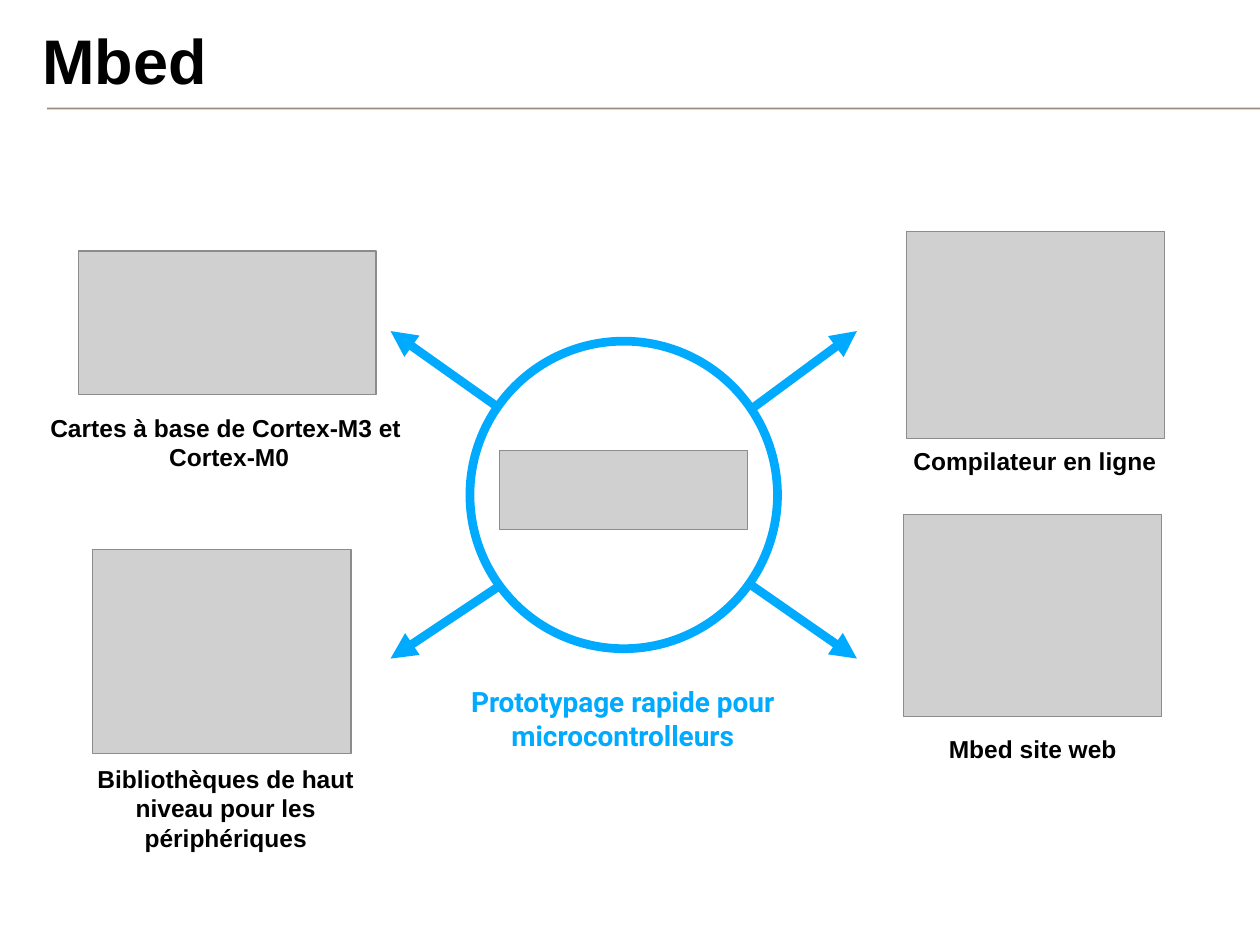
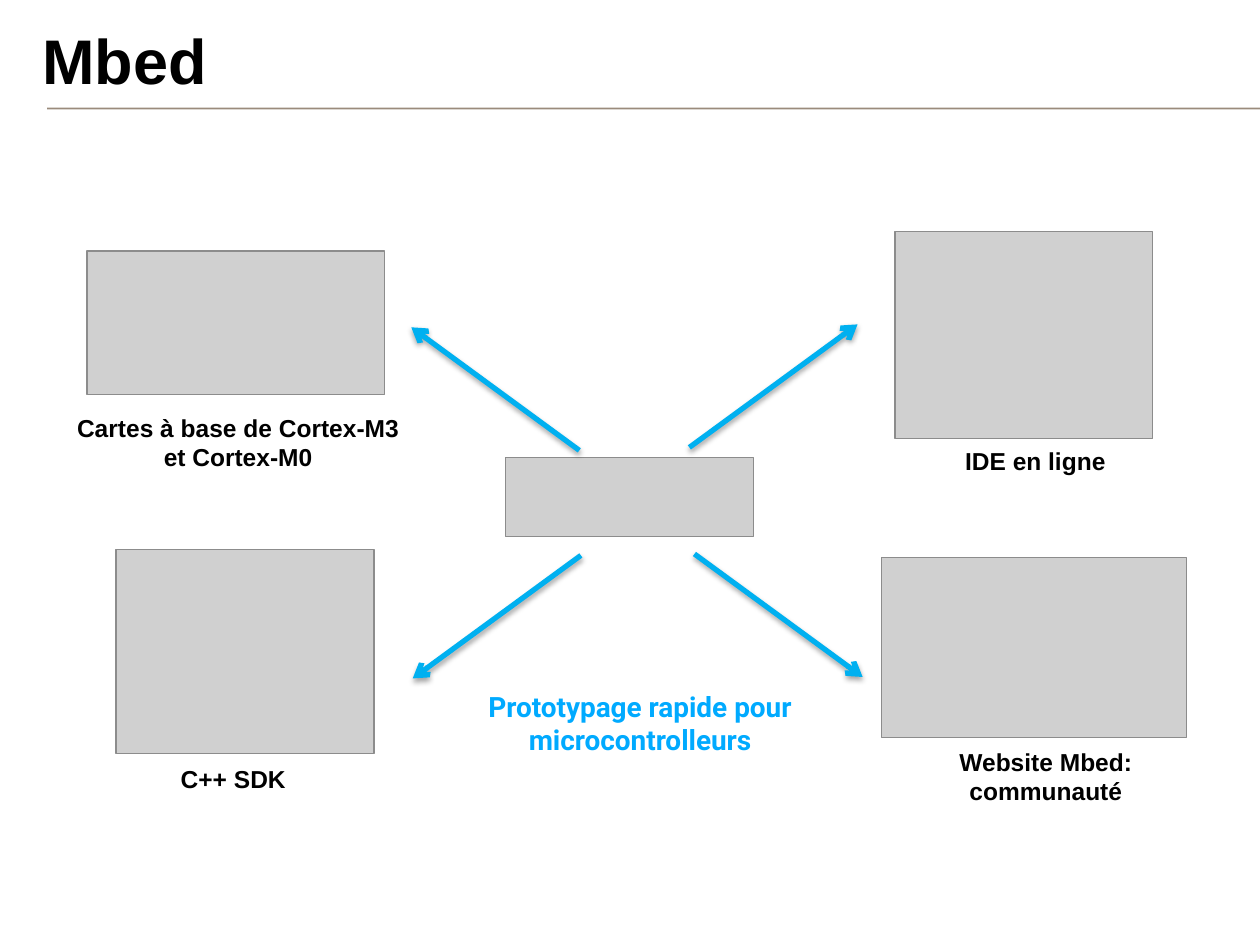
Before and after one commit to samux/ARM-internship-report, a slide deck: slide 3 of presentation_fr/pres.pptx. Drawn at 1260x945 pixels with LibreOffice and Linux fonts; fonts in the diff are those of the drawing; grey boxes stand for pictures; background and template pictures are left out. Boxes give left, top, right and bottom in pixels: in the first picture for what was removed or moved away, otherwise in the second. Text is boxed around its words. In the diff, an @@ line names an element or a change of style, - is before the commit and + after.

```diff
--- a/presentation_fr/pres.pptx
+++ b/presentation_fr/pres.pptx
@@ picture: place and size @@
-picture at (907, 232, 1166, 438)
+picture at (895, 232, 1153, 438)
@@ picture: place and size @@
-picture at (78, 251, 377, 394)
+picture at (87, 251, 386, 394)
@@ double arrow moved from (391, 331) - (629, 500) to (580, 450) - (411, 328) @@
@@ double arrow (580, 450) - (411, 328): double arrow to arrow; stroke #00AAFF 5 pt to #00B0F0 3 pt @@
@@ double arrow moved from (629, 500) - (857, 331) to (689, 447) - (858, 324) @@
@@ double arrow (689, 447) - (858, 324): double arrow to arrow; stroke #00AAFF 5 pt to #00B0F0 3 pt @@
@@ ellipse removed at (470, 341, 777, 649) @@
@@ text at (77, 419, 399, 467): spaces changed @@
-Cartes à base de Cortex-M3 et
-Cortex-M0
+Cartes à base de Cortex-M3
+et Cortex-M0
@@ picture: place and size @@
-picture at (500, 450, 748, 529)
+picture at (505, 457, 753, 537)
@@ text at (965, 452, 1105, 475): text changed @@
-Compilateur en ligne
+IDE en ligne
@@ picture: place and size @@
-picture at (93, 549, 352, 753)
+picture at (116, 549, 374, 753)
@@ double arrow moved from (391, 659) - (629, 500) to (581, 556) - (413, 678) @@
@@ double arrow (581, 556) - (413, 678): double arrow to arrow; stroke #00AAFF 5 pt to #00B0F0 3 pt @@
@@ double arrow moved from (629, 500) - (857, 659) to (694, 554) - (863, 677) @@
@@ double arrow (694, 554) - (863, 677): double arrow to arrow; stroke #00AAFF 5 pt to #00B0F0 3 pt @@
@@ picture: place and size @@
-picture at (903, 515, 1162, 717)
+picture at (882, 558, 1187, 738)
@@ text "Prototypage rapide pour": place and size @@
-text "Prototypage rapide pour" at (471, 691, 774, 747)
+text "Prototypage rapide pour" at (488, 696, 791, 751)
@@ text at (181, 771, 286, 789): text changed @@
-Bibliothèques de haut niveau pour les périphériques
+C++ SDK
@@ text at (959, 753, 1132, 801): text changed @@
-Mbed site web
+Website Mbed:
+communauté
```
Also in this commit, not shown: 8 other slides changed, 13 other files.
